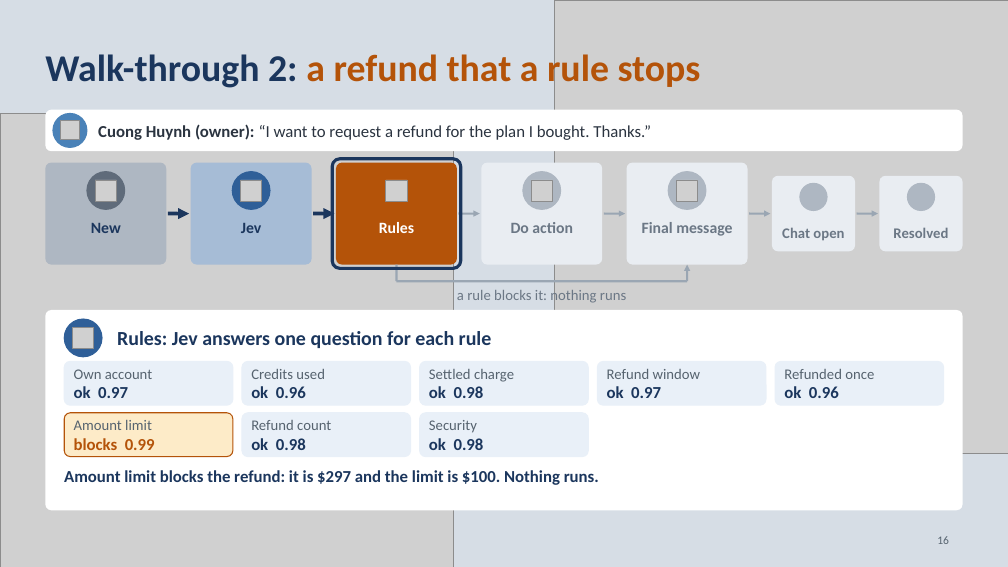
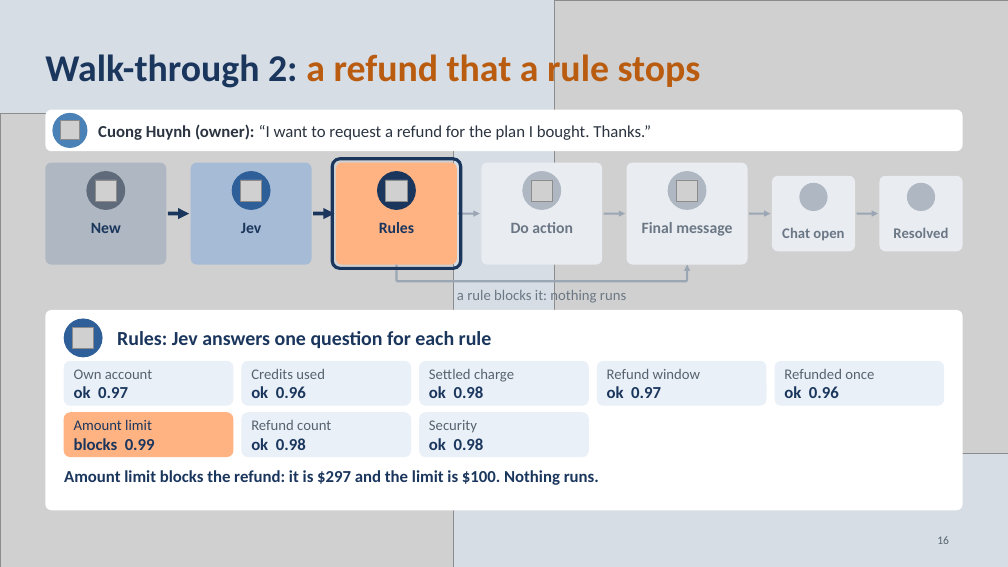
Before and after one commit to neilonthesky/english-presentation, a slide deck: slide 16 of slides/deck.pptx. Drawn at 1008x567 pixels with LibreOffice and Linux fonts; fonts in the diff are those of the drawing; grey boxes stand for pictures; background and template pictures are left out. Boxes give left, top, right and bottom in pixels: in the first picture for what was removed or moved away, otherwise in the second. Text is boxed around its words. In the diff, an @@ line names an element or a change of style, - is before the commit and + after.

Commit message:
fix(slides): improve warning-state contrast and chip styling
- Updated warning tones and blocking-chip colors for clearer text and
  icon contrast.
- Removed the slide’s typed-answer warning banner.

```diff
--- a/slides/deck.pptx
+++ b/slides/deck.pptx
@@ rounded rectangle at [336,163,457,265]: fill #B45309 to #FFB282 @@
@@ ellipse at [377,172,415,209]: fill #B45309 to #1B365D; outline #B45309 1 pt to #1B365D 1 pt @@
@@ text "Rules" at [379,222,414,233]: text colour #FFFFFF to #1B365D @@
@@ rounded rectangle "Amount limit" at [64,413,233,457]: text colour #56636F to #1B365D in "Amount limit"; text colour #B45309 to #1B365D in "blocks 0.99"; fill #FDEBC8 to #FFB282; outline #B45309 1 pt to #FFB282 1 pt @@
```
Also in this commit, not shown: 3 other slides changed, 2 other files.
